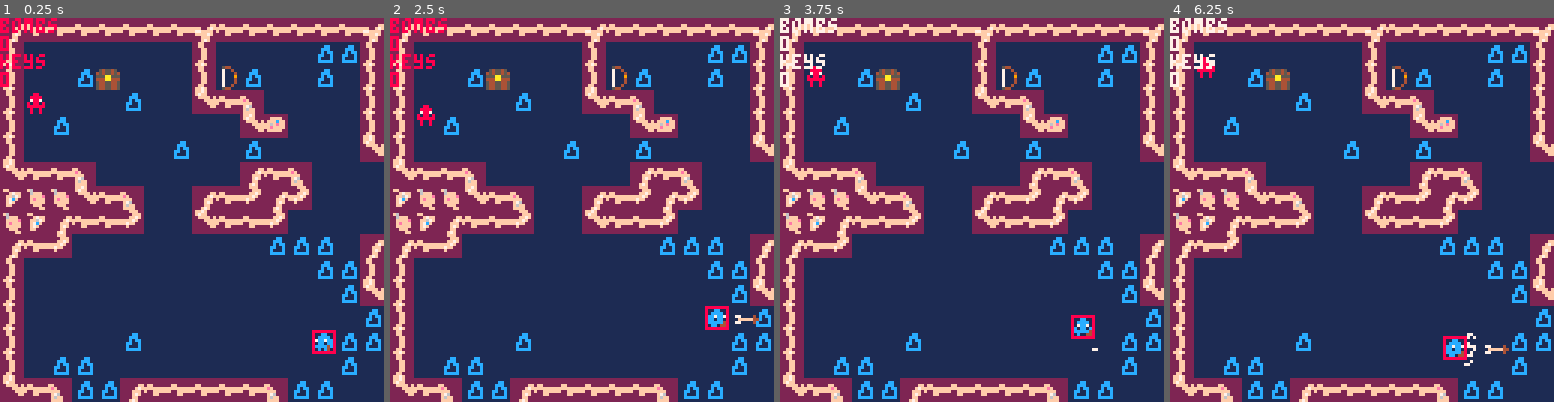
Above: before the commit, frames 1-4 (left to right).
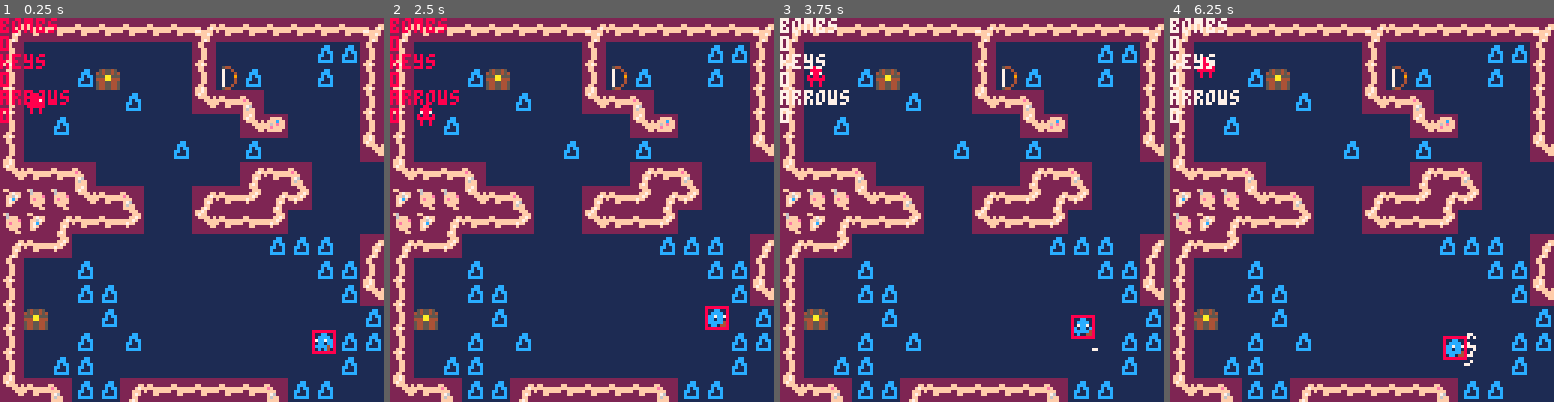
Above: after the commit, the same moments.

Repository: s-france/pico8GameS
Game: PICO-8 cartridge squid.p8
The game is run twice, just before and just after one commit, with the same random seed, the same clock (stepped at 60 frames per second) and the same inputs.
Inputs:
- Up to frame 1 (0.25 s): no input
- Up to frame 2 (2.5 s): tap X (X key) at 0.33, 1.07, 1.85 s; tap O (Z key) at 0.7, 1.7, 2.1 s; hold Right 1.6-2.1 s; hold P2 Left 1.6-2.1 s; hold Up 2.15-2.42 s; hold P2 Down 2.15-2.42 s; hold Right from 2.47 s (still down); hold P2 Left from 2.47 s (still down)
- Up to frame 3 (3.75 s): tap O (Z key) every 0.4 s from 2.5 to 3.7 s; tap X (X key) at 2.97 s; release Right at 3.03 s; release P2 Left at 3.03 s; hold Left 3.08-3.58 s; hold P2 Right 3.08-3.58 s; hold Down from 3.63 s (still down); hold P2 Up from 3.63 s (still down)
- Up to frame 4 (6.25 s): release Down at 3.97 s; release P2 Up at 3.97 s; hold Right 4.02-4.68 s; hold P2 Left 4.02-4.68 s; tap X (X key) at 4.08, 5.2 s; tap O (Z key) every 0.4 s from 4.1 to 6.1 s; hold Up 4.73-5.03 s; hold P2 Down 4.73-5.03 s; hold Left 5.08-5.68 s; hold P2 Right 5.08-5.68 s; hold Down 5.73-6.03 s; hold P2 Up 5.73-6.03 s; hold Right from 6.08 s (still down); hold P2 Left from 6.08 s (still down)

The runs differ from the first frame. In frame 1, 1.3% of the frame differs, in the area x 0-31%, y 18-87%; in frame 2, 1.4%, in the area x 0-97%, y 18-87%; in frame 3, 1.3%; in frame 4, 1.4%.

Commit message:
Update squid.p8

Diff:
--- a/squid.p8
+++ b/squid.p8
@@ -73,6 +73,9 @@
 	print(player.bombs)
 	print("keys")
 	print(player.keys)
+	print("arrows")
+	print(player.arrows)
+
 
 	foreach(hitboxes, draw_hitbox)
 
@@ -237,8 +240,9 @@
 		sword()
 	end
 
-	if(btnp(0,1)) then
+	if (btnp(0,1) and player.bow == 1 and player.arrows > 0)  then
 		add_arrow(player.mapposx,player.mapposy,player.x%128,player.y%128)
+		player.arrows -= 1
 	end
 end
 
@@ -673,8 +677,9 @@
   		 sfx(8)
   			mset((xtemp-1),(ytemp-1),24)
   		elseif (contentflag == true and i==3 ) then
-  		// player.keys += 1
-  		//	mset((player.x/8),(player.y/8-1),24)
+  		 player.arrows += 20
+  		 sfx(8)
+  			mset((xtemp-1),(ytemp-1),24)
   		elseif (contentflag == true and i== 4 ) then
   		// player.keys += 1
   		//	mset((player.x/8),(player.y/8-1),24)
@@ -695,8 +700,9 @@
   		 sfx(8)
   			mset((xtemp),(ytemp-1),24)
   		elseif (contentflag == true and i==3 ) then
-  		// player.keys += 1
-  		//	mset((player.x/8),(player.y/8-1),24)
+ 				player.arrows += 20
+  		 sfx(8)
+  		 mset((xtemp),(ytemp-1),24)
   		elseif (contentflag == true and i== 4 ) then
   		// player.keys += 1
   		//	mset((player.x/8),(player.y/8-1),24)
@@ -717,8 +723,9 @@
   		 sfx(8)
   			mset((xtemp+1),(ytemp-1),24)
   		elseif (contentflag == true and i==3 ) then
-  		// player.keys += 1
-  		//	mset((player.x/8),(player.y/8-1),24)
+  		 player.arrows += 20
+  		 sfx(8)
+  		 mset((xtemp+1),(ytemp-1),24)
   		elseif (contentflag == true and i== 4 ) then
   		// player.keys += 1
   		//	mset((player.x/8),(player.y/8-1),24)
@@ -739,8 +746,9 @@
   		 sfx(8)
   			mset((xtemp-1),(ytemp),24)
   		elseif (contentflag == true and i==3 ) then
-  		// player.keys += 1
-  		//	mset((player.x/8),(player.y/8-1),24)
+  		 player.arrows += 20
+  		 sfx(8)
+  		 mset((xtemp-1),(ytemp),24)
   		elseif (contentflag == true and i== 4 ) then
   		// player.keys += 1
   		//	mset((player.x/8),(player.y/8-1),24)
@@ -761,8 +769,9 @@
   		 sfx(8)
   			mset((xtemp+1),(ytemp),24)
   		elseif (contentflag == true and i==3 ) then
-  		// player.keys += 1
-  		//	mset((player.x/8),(player.y/8-1),24)
+  		 player.arrows += 20
+  		 sfx(8)
+  		 mset((xtemp+1),(ytemp),24)
   		elseif (contentflag == true and i== 4 ) then
   		// player.keys += 1
   		//	mset((player.x/8),(player.y/8-1),24)
@@ -783,8 +792,9 @@
   		 sfx(8)
   			mset((xtemp-1),(ytemp+1),24)
   		elseif (contentflag == true and i==3 ) then
-  		// player.keys += 1
-  		//	mset((player.x/8),(player.y/8-1),24)
+					player.arrows += 20
+  		 sfx(8)
+  		 mset((xtemp-1),(ytemp+1),24)
   		elseif (contentflag == true and i== 4 ) then
   		// player.keys += 1
   		//	mset((player.x/8),(player.y/8-1),24)
@@ -805,8 +815,9 @@
   		 sfx(8)
   			mset((xtemp),(ytemp+1),24)
   		elseif (contentflag == true and i==3 ) then
-  		// player.keys += 1
-  		//	mset((player.x/8),(player.y/8-1),24)
+					player.arrows += 20
+  		 sfx(8)
+  		 mset((xtemp),(ytemp+1),24)
   		elseif (contentflag == true and i== 4 ) then
   		// player.keys += 1
   		//	mset((player.x/8),(player.y/8-1),24)
@@ -827,8 +838,9 @@
   		 sfx(8)
   			mset((xtemp+1),(ytemp+1),24)
   		elseif (contentflag == true and i==3 ) then
-  		// player.keys += 1
-  		//	mset((player.x/8),(player.y/8-1),24)
+  		 player.arrows += 20
+  		 sfx(8)
+  		 mset((xtemp+1),(ytemp+1),24)
   		elseif (contentflag == true and i== 4 ) then
   		// player.keys += 1
   		//	mset((player.x/8),(player.y/8-1),24)
@@ -1057,11 +1069,35 @@
 
 
 	//items
+	local temp = 0
 	if (player.face == 1) then
-		local temp = mget(xest(player.x/8),yest(player.y/8+1))
+	 temp = mget(xest(player.x/8),yest(player.y/8-1))
 		if temp == 42 then
+		 player.interaction = true
 		 player.bow = 1
-		end
+		 mset(xest(player.x/8),yest(player.y/8-1),0)
+		end
+	elseif (player.face == 3) then
+	 temp = mget(xest(player.x/8-1),yest(player.y/8))
+	 if temp == 42 then
+	 	player.interaction = true
+	 	player.bow = 1
+	 	mset(xest(player.x/8-1),yest(player.y/8),0)
+	 end
+	elseif (player.face == 4) then
+	 temp = mget(xest(player.x/8+1),yest(player.y/8))
+	 if temp == 42 then
+	  player.interaction = true
+	 	player.bow = 1
+	 	mset(xest(player.x/8+1),yest(player.y/8),0)
+	 end
+	elseif (player.face == 6) then
+	 temp = mget(xest(player.x/8),yest(player.y/8+1))
+	 if temp == 42 then
+	 	player.interaction = true
+	 	player.bow = 1
+	 	mset(xest(player.x/8),yest(player.y/8+1),0)
+	 end
 	end
 end
 -->8
@@ -1076,11 +1112,11 @@
 	--left
 	if (player.face == 0 or player.face ==3 or player.face ==5) then
 		arrow.x = xpos + mapposx*128 - 8 // world space
-		arrow.dx = -2.0
+		arrow.dx = -1.0
 	--right
  elseif (player.face ==2 or player.face ==4 or player.face ==7) then
 	 arrow.x = xpos + mapposx*128 + 8 // world space
-		arrow.dx = 2.0
+		arrow.dx = 1.0
 	else
 		arrow.x = xpos + mapposx*128
 		arrow.dx = 0
@@ -1089,11 +1125,11 @@
 	--up
  if (player.face ==0 or player.face ==1 or player.face ==2) then
 		arrow.y = ypos + mapposy*128 - 8 // world space
-		arrow.dy = -2.0
+		arrow.dy = -1.0
 	--down
 	elseif (player.face ==5 or player.face ==6 or player.face ==7) then
 		arrow.y = ypos + mapposy*128 + 8 // world space
-		arrow.dy = 2.0
+		arrow.dy = 1.0
 	else
 		arrow.y = ypos + mapposy*128
 		arrow.dy = 0
@@ -1309,10 +1345,10 @@
 0b0c0c0504090303080407080703030303030303030303030103030303030301030303030303030303030303030303030303030303030303030303030303030303030303030303030303030303030303030303030303030303030303030303030303030303030303030303030303030303030303030303030303030303030306
 0c0b080404070303050404070303030303030303030303030103030303030301030303030303030303030303030303030303030303030303030303030303030303030303030303030303030303030303030303030303030303030303030303030303030303030303030303030303030303030303030303030303030303030306
 0804070303030303030303010101030810040d03030303030301030303030103030303030303030303030303030303030303030303030303030303030303030303030303030303030303030303030303030303030303030303030303030303030303030303030303030303030303030303030303030303030303030303030306
-0603030303030303030303030301010606030303030303030303010101010303030303030303030303030303030303030303030303030303030303030303030303030303030303030303030303030303030303030303030303030303030303030303030303030303030303030303030303030303030303030303030303030306
-0603030303030303030303030303010507030303030303030303030303030303030303030303030303030303030303030303030303030303030303030303030303030303030303030303030303030303030303030303030303030303030303030303030303030303030303030303030303030303030303030303030303030306
-0603030303030303030303030303030103030303030303030303030303030303030303030303030303030303030303030303030303030303030303030303030303030303030303030303030303030303030303030303030303030303030303030303030303030303030303030303030303030303030303030303030303030306
-0603030303010303030303030303010103030303030303030303030303030303030303030303030303030303030303030303030303030303030303030303030303030303030303030303030303030303030303030303030303030303030303030303030303030303030303030303030303030303030303030303030303030306
+0603030103030303030303030301010606030303030303030303010101010303030303030303030303030303030303030303030303030303030303030303030303030303030303030303030303030303030303030303030303030303030303030303030303030303030303030303030303030303030303030303030303030306
+0603030101030303030303030303010507030303030303030303030303030303030303030303030303030303030303030303030303030303030303030303030303030303030303030303030303030303030303030303030303030303030303030303030303030303030303030303030303030303030303030303030303030306
+0619030301030303030303030303030103030303030303030303030303030303030303030303030303030303030303030303030303030303030303030303030303030303030303030303030303030303030303030303030303030303030303030303030303030303030303030303030303030303030303030303030303030306
+0603030103010303030303030303010103030303030303030303030303030303030303030303030303030303030303030303030303030303030303030303030303030303030303030303030303030303030303030303030303030303030303030303030303030303030303030303030303030303030303030303030303030306
 0603010103030303030303030303010303030303030303030303030303030303030303030303030303030303030303030303030303030303030303030303030303030303030303030303030303030303030303030303030303030303030303030303030303030303030303030303030303030303030303030303030303030306
 0504090101080404040404090101030303030303030303030303030303030303030303030303030303030303030303030303030303030303030303030303030303030303030303030303030303030303030303030303030303030303030303030303030303030303030303030303030303030303030303030303030303030306
 0804070303050404040404070303030303030303030303030303030303030303030303030303030303030303030303030303030303030303030303030303030303030303030303030303030303030303030303030303030303030303030303030303030303030303030303030303030303030303030303030303030303030306
@@ -1322,7 +1358,7 @@
 0603030303031f1e1f1e1f030303030303030303060101010101010603030303030303030303030303030303030303030303030303030303030303030303030303030303030303030303030303030303030303030303030303030303030303030303030303030303030303030303030303030303030303030303030303030306
 0603030303031f0319031f030303030303030303060101010101010f03030303030303030303030303030303030303030303030303030303030303030303030303030303030303030303030303030303030303030303030303030303030303030303030303030303030303030303030303030303030303030303030303030306
 0603030303031f0303031f0303030303030303030f0101010101010303030303030303030303030303030303030303030303030303030303030303030303030303030303030303030303030303030303030303030303030303030303030303030303030303030303030303030303030303030303030303030303030303030306
-0603030303031f1e1d1e1f030303030303030303030101011901010e03030303030303030303030303030303030303030303030303030303030303030303030303030303030303030303030303030303030303030303030303030303030303030303030303030303030303030303030303030303030303030303030303030306
+0603030303031f1e1d1e1f030303030303030303030101011b01010e03030303030303030303030303030303030303030303030303030303030303030303030303030303030303030303030303030303030303030303030303030303030303030303030303030303030303030303030303030303030303030303030303030306
 06030303030303030303030303030303030303030e0101010101010603030303030303030303030303030303030303030303030303030303030303030303030303030303030303030303030303030303030303030303030303030303030303030303030303030303030303030303030303030303030303030303030303030306
 0603030303030303030303030303030303030303060101010101010603030303030303030303030303030303030303030303030303030303030303030303030303030303030303030303030303030303030303030303030303030303030303030303030303030303030303030303030303030303030303030303030303030306
 06030303030303030303030303030303030303030504040d0317040703030303030303030303030303030303030303030303030303030303030303030303030303030303030303030303030303030303030303030303030303030303030303030303030303030303030303030303030303030303030303030303030303030306
